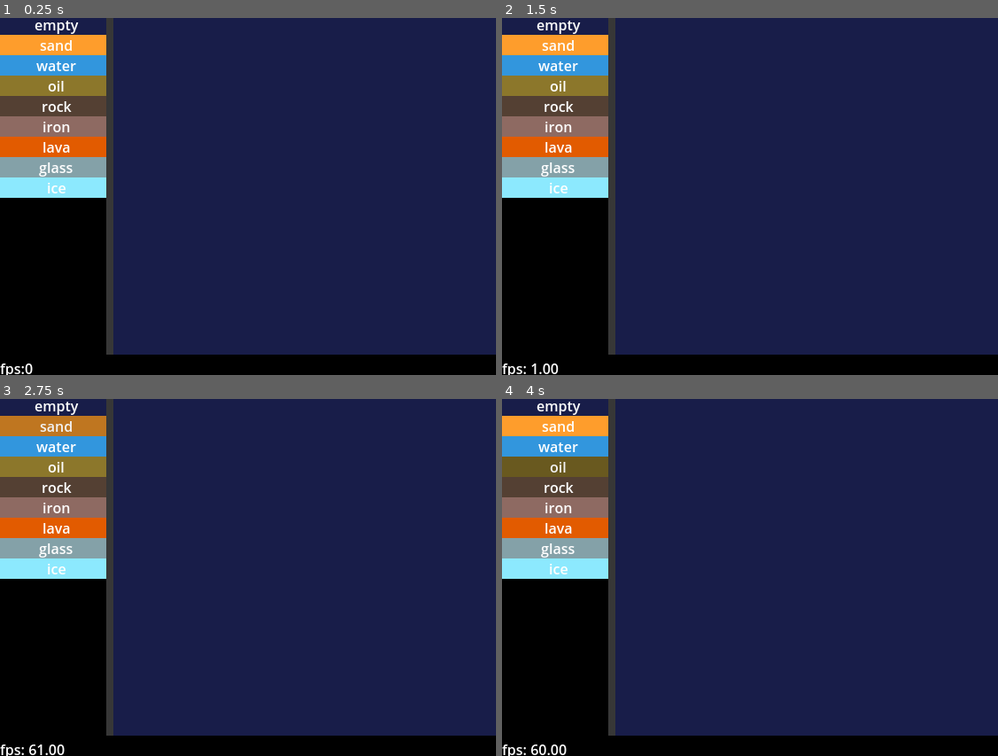
Above: before the commit, frames 1-4 (two rows, left to right).
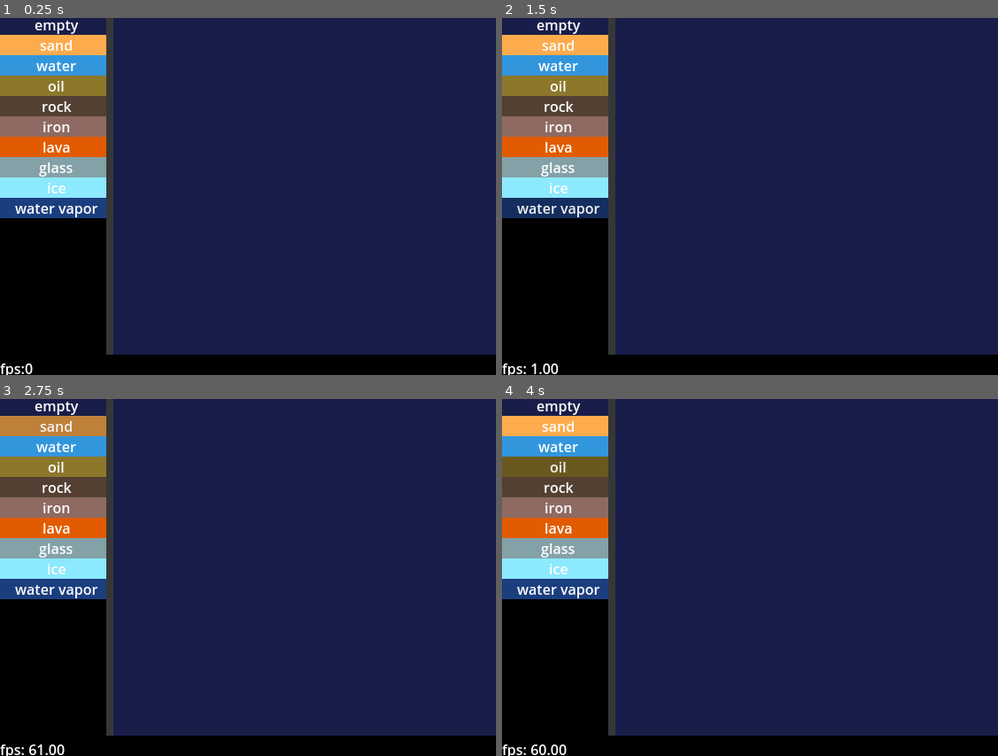
Above: after the commit, the same moments.

Repository: kiwijuice56/sand-spoon
Game: Godot game, scene res://main/main.tscn
The game is run twice, just before and just after one commit, with the same random seed, the same clock (stepped at 60 frames per second) and the same inputs.
Inputs (mouse positions are in pixels of both pictures, inside the frame that each line leads up to):
- Up to frame 1 (0.25 s): no input
- Up to frame 2 (1.5 s): click "empty" at 0.5 s; click (556, 207) at 1.25 s, where only the run after the commit has a clickable "water vapor"
- Up to frame 3 (2.75 s): click "sand" at 2 s
- Up to frame 4 (4 s): click "water" at 2.75 s; click "oil" at 3.5 s

The runs differ from the first frame. In frame 1, 2.4% of the frame differs, in the area x 0-22%, y 4-57%; in frame 2, 2.4%; in frame 3, 2.3%; in frame 4, 2.4%.

Commit message:
Refactored liquids into fluids

Diff:
--- a/main/main.tscn
+++ b/main/main.tscn
@@ -1,23 +1,23 @@
-[gd_scene load_steps=20 format=3 uid="uid://0hq7inj0b37n"]
+[gd_scene load_steps=22 format=3 uid="uid://0hq7inj0b37n"]
 
 [ext_resource type="Script" path="res://main/simulation/simulation.gd" id="1_7t74s"]
 [ext_resource type="Script" path="res://main/simulation/element/element.gd" id="2_55j5a"]
 [ext_resource type="Theme" uid="uid://dwfevn8ahgyc0" path="res://main/ui/theme.tres" id="2_dej03"]
 [ext_resource type="Script" path="res://main/painter/painter.gd" id="3_3diiu"]
 [ext_resource type="PackedScene" uid="uid://cly3oo4u8jasx" path="res://main/ui/fps_label/fps_label.tscn" id="3_54ca0"]
-[ext_resource type="Texture2D" uid="uid://r4fwhna0jpy2" path="res://main/simulation/element/default_temperature_color_gradient.tres" id="4_4qhvp"]
 [ext_resource type="Resource" uid="uid://bv0qbdwy81m1a" path="res://main/simulation/element/empty/empty.tres" id="4_oq8j5"]
-[ext_resource type="Resource" uid="uid://ypa8f347pjrs" path="res://main/simulation/element/liquid/water/water.tres" id="5_4oxmv"]
-[ext_resource type="Resource" uid="uid://c0fsuf8jfda73" path="res://main/simulation/element/solid/powder/sand/sand.tres" id="5_57l7a"]
-[ext_resource type="Resource" uid="uid://bbvp7saksab8l" path="res://main/simulation/element/liquid/oil/oil.tres" id="8_l1nvi"]
+[ext_resource type="Resource" uid="uid://ypa8f347pjrs" path="res://main/simulation/element/fluid/water/water.tres" id="5_4oxmv"]
+[ext_resource type="Resource" uid="uid://bv8gs1iin5gag" path="res://main/simulation/element/solid/powder/sand/sand.tres" id="5_57l7a"]
+[ext_resource type="Resource" uid="uid://bbvp7saksab8l" path="res://main/simulation/element/fluid/oil/oil.tres" id="8_l1nvi"]
 [ext_resource type="PackedScene" uid="uid://p1cupggik6ba" path="res://main/ui/element_selector/element_selector.tscn" id="8_vvhhn"]
 [ext_resource type="Resource" uid="uid://cwnhltdvq4ic4" path="res://main/simulation/element/solid/rock/rock.tres" id="9_bp35h"]
 [ext_resource type="Resource" uid="uid://clkis27cdr8nh" path="res://main/simulation/element/solid/metal/iron/iron.tres" id="10_7jxe6"]
-[ext_resource type="Resource" uid="uid://c3gbiac6s4l27" path="res://main/simulation/element/liquid/lava/lava.tres" id="11_d45fd"]
+[ext_resource type="Resource" uid="uid://c3gbiac6s4l27" path="res://main/simulation/element/fluid/lava/lava.tres" id="11_d45fd"]
 [ext_resource type="Resource" uid="uid://c7b8cfugwtddk" path="res://main/simulation/element/solid/glass/glass.tres" id="12_21fqx"]
 [ext_resource type="Resource" uid="uid://bsleucppukqqv" path="res://main/simulation/element/solid/ice/ice.tres" id="13_pqvew"]
+[ext_resource type="Resource" uid="uid://gj82jp5hguq" path="res://main/simulation/element/fluid/water_vapor/water_vapor.tres" id="14_vb41q"]
 
-[sub_resource type="Image" id="Image_ttll4"]
+[sub_resource type="Image" id="Image_20yq4"]
 data = {
 "data": PackedByteArray(0, 0, 0, 0, 0, 0, 0, 0, 0, 0, 0, 0, 0, 0, 0, 0, 0, 0, 0, 0, 0, 0, 0, 0, 0, 0, 0, 0, 0, 0, 0, 0, …(62113 unchanged characters)…
 "format": "RGBA8",
@@ -27,7 +27,16 @@
 }
 
 [sub_resource type="ImageTexture" id="ImageTexture_guoq1"]
-image = SubResource("Image_ttll4")
+image = SubResource("Image_20yq4")
+
+[sub_resource type="Gradient" id="Gradient_0xjmq"]
+offsets = PackedFloat32Array(0, 0.518519, 0.619718, 0.730047, 0.840376, 0.99495)
+colors = PackedColorArray(0.286424, 0.685173, 0.871835, 0.533333, 1, 1, 1, 0.254, 1.25, 0, 0, 0.305, 1.5, 0.667, 0, 0.528, 1.75, 0.955, 0.32, 0.849, 2, 1, 1, 0.926)
+metadata/_snap_count = 16
+
+[sub_resource type="GradientTexture1D" id="GradientTexture1D_hwk0e"]
+gradient = SubResource("Gradient_0xjmq")
+use_hdr = true
 
 [sub_resource type="Environment" id="Environment_f0vau"]
 background_mode = 3
@@ -60,11 +69,11 @@
 size_flags_vertical = 2
 texture = SubResource("ImageTexture_guoq1")
 script = ExtResource("1_7t74s")
-debug_heat_gradient = ExtResource("4_4qhvp")
+debug_heat_gradient = SubResource("GradientTexture1D_hwk0e")
 simulation_size = Vector2i(72, 64)
 simulation_scale = 6
 chunk_size = 8
-elements = Array[ExtResource("2_55j5a")]([ExtResource("4_oq8j5"), ExtResource("5_57l7a"), ExtResource("5_4oxmv"), ExtResource("8_l1nvi"), ExtResource("9_bp35h"), ExtResource("10_7jxe6"), ExtResource("11_d45fd"), ExtResource("12_21fqx"), ExtResource("13_pqvew")])
+elements = Array[ExtResource("2_55j5a")]([ExtResource("4_oq8j5"), ExtResource("5_57l7a"), ExtResource("5_4oxmv"), ExtResource("8_l1nvi"), ExtResource("9_bp35h"), ExtResource("10_7jxe6"), ExtResource("11_d45fd"), ExtResource("12_21fqx"), ExtResource("13_pqvew"), ExtResource("14_vb41q")])
 
 [node name="Painter" type="Node" parent="VBoxContainer/HBoxContainer/Simulation" node_paths=PackedStringArray("sim", "selector")]
 script = ExtResource("3_3diiu")
--- a/main/simulation/element/default_temperature_color_gradient.tres
+++ b/main/simulation/element/default_temperature_color_gradient.tres
@@ -2,7 +2,7 @@
 
 [sub_resource type="Gradient" id="Gradient_jej32"]
 offsets = PackedFloat32Array(0, 0.518519, 0.619718, 0.730047, 0.840376, 0.99495)
-colors = PackedColorArray(1, 1, 1, 0, 1, 1, 1, 0, 1.25, 0, 0, 0.305, 1.5, 0.667, 0, 0.528, 2, 0.955, 0.32, 0.849, 4, 1, 1, 0.926)
+colors = PackedColorArray(1, 1, 1, 0, 1, 1, 1, 0, 1.25, 0, 0, 0.305, 1.5, 0.667, 0, 0.528, 1.75, 0.955, 0.32, 0.849, 2, 1, 1, 0.926)
 metadata/_snap_count = 16
 
 [resource]
--- a/main/simulation/element/element.gd
+++ b/main/simulation/element/element.gd
@@ -16,7 +16,7 @@
 @export_group("Heat")
 @export_range(0, 255) var initial_temperature: int = 128
 @export_range(0, 1) var conductivity: float = 0.5
-@export var high_heat_point: int = 160
+@export var high_heat_point: int = 255
 @export var high_heat_transformation: String = "empty"
 @export var low_heat_point: int = 0
 @export var low_heat_transformation: String = "empty"
--- a/main/simulation/element/liquid/liquid.gd
+++ b/main/simulation/element/fluid/fluid.gd
@@ -1,4 +1,4 @@
-class_name Liquid extends Element
+class_name Fluid extends Element
 
 ## Range of colors based on height.
 @export var color_gradient: GradientTexture1D
@@ -7,19 +7,22 @@
 ## Thickness of the liquid.
 @export_range(0, 1) var viscosity: float
 ## Denser fluids can sink through less dense fluids.
-@export var density: float
+@export_range(0, 4000, 0.01, "or_greater", "suffix:kg/m^3") var density: float
+@export var gravity_down: bool = true
 
 var dispersion: int
+var gravity_dir: int
 
 func initialize() -> void:
 	dispersion = 4 - int(3.0 * viscosity)
+	gravity_dir = 1 if gravity_down else -1
 
 func process(sim: Simulation, row: int, col: int, data: int) -> bool:
 	if not super.process(sim, row, col, data):
 		return false
 
-	if can_swap(sim, row + 1, col, data):
-		sim.swap(row, col, row + 1, col)
+	if can_swap(sim, row + gravity_dir, col, data):
+		sim.swap(row, col, row + gravity_dir, col)
 		return true
 
 	var end: int = dispersion + 1
@@ -46,6 +49,6 @@
 	var element: Element = sim.get_element_resource(row, col)
 	if element is Solid:
 		return false
-	if element is Liquid and element.density >= density:
+	if element is Fluid and element.density >= density:
 		return false
 	return true
--- a/main/simulation/element/liquid/lava/lava.tres
+++ b/main/simulation/element/fluid/lava/lava.tres
@@ -1,9 +1,9 @@
 [gd_resource type="Resource" script_class="Liquid" load_steps=4 format=3 uid="uid://c3gbiac6s4l27"]
 
-[ext_resource type="Script" path="res://main/simulation/element/liquid/liquid.gd" id="1_epk2r"]
+[ext_resource type="Script" path="res://main/simulation/element/fluid/fluid.gd" id="1_epk2r"]
 
 [sub_resource type="Gradient" id="Gradient_iwa17"]
-offsets = PackedFloat32Array(0, 0.522727, 1)
+offsets = PackedFloat32Array(0, 0.461347, 1)
 colors = PackedColorArray(1.1, 0.4, 0.184, 1, 1.25, 0.751, 0.35, 1, 1.7, 1.5, 1.5, 1)
 
 [sub_resource type="GradientTexture1D" id="GradientTexture1D_05i4b"]
@@ -14,7 +14,8 @@
 script = ExtResource("1_epk2r")
 color_gradient = SubResource("GradientTexture1D_05i4b")
 viscosity = 1.0
-density = 3.1
+density = 3100.0
+gravity_up = true
 unique_name = "lava"
 ui_color = Color(0.89, 0.356, 0, 1)
 skip_proportion = 0.6
--- a/main/simulation/element/liquid/oil/oil.tres
+++ b/main/simulation/element/fluid/oil/oil.tres
@@ -1,6 +1,6 @@
 [gd_resource type="Resource" script_class="Liquid" load_steps=4 format=3 uid="uid://bbvp7saksab8l"]
 
-[ext_resource type="Script" path="res://main/simulation/element/liquid/liquid.gd" id="1_7ljsl"]
+[ext_resource type="Script" path="res://main/simulation/element/fluid/fluid.gd" id="1_7ljsl"]
 
 [sub_resource type="Gradient" id="Gradient_ombda"]
 colors = PackedColorArray(0.35, 0.2555, 0.14, 1, 0.45, 0.447075, 0.2745, 1)
@@ -12,13 +12,14 @@
 script = ExtResource("1_7ljsl")
 color_gradient = SubResource("GradientTexture1D_p7pwv")
 viscosity = 0.6
-density = 0.75
+density = 750.0
+gravity_up = true
 unique_name = "oil"
 ui_color = Color(0.55, 0.468967, 0.176, 1)
 skip_proportion = 0.3
 initial_temperature = 128
 conductivity = 0.5
-high_heat_point = 160
+high_heat_point = 255
 high_heat_transformation = "empty"
 low_heat_point = 0
 low_heat_transformation = "empty"
--- a/main/simulation/element/liquid/water/water.tres
+++ b/main/simulation/element/fluid/water/water.tres
@@ -1,6 +1,6 @@
 [gd_resource type="Resource" script_class="Liquid" load_steps=4 format=3 uid="uid://ypa8f347pjrs"]
 
-[ext_resource type="Script" path="res://main/simulation/element/liquid/liquid.gd" id="1_unh5v"]
+[ext_resource type="Script" path="res://main/simulation/element/fluid/fluid.gd" id="1_unh5v"]
 
 [sub_resource type="Gradient" id="Gradient_sydsh"]
 colors = PackedColorArray(0.2652, 0.44538, 0.78, 1, 0.47, 0.902833, 1, 1)
@@ -12,7 +12,8 @@
 script = ExtResource("1_unh5v")
 color_gradient = SubResource("GradientTexture1D_3kkdy")
 viscosity = 0.8
-density = 1.0
+density = 1000.0
+gravity_up = true
 unique_name = "water"
 ui_color = Color(0.2001, 0.590875, 0.87, 1)
 skip_proportion = 0.4
--- /dev/null
+++ b/main/simulation/element/fluid/water_vapor/water_vapor.tres
@@ -0,0 +1,25 @@
+[gd_resource type="Resource" script_class="Liquid" load_steps=4 format=3 uid="uid://gj82jp5hguq"]
+
+[ext_resource type="Script" path="res://main/simulation/element/fluid/fluid.gd" id="1_svhdk"]
+
+[sub_resource type="Gradient" id="Gradient_0l8vj"]
+colors = PackedColorArray(0.2652, 0.44538, 0.78, 0.321569, 0.47, 0.902833, 1, 0.329412)
+
+[sub_resource type="GradientTexture1D" id="GradientTexture1D_jkw6h"]
+gradient = SubResource("Gradient_0l8vj")
+
+[resource]
+script = ExtResource("1_svhdk")
+color_gradient = SubResource("GradientTexture1D_jkw6h")
+viscosity = 0.8
+density = 0.59
+gravity_down = false
+unique_name = "water vapor"
+ui_color = Color(0.11743, 0.24643, 0.497855, 1)
+skip_proportion = 0.3
+initial_temperature = 128
+conductivity = 0.5
+high_heat_point = 255
+high_heat_transformation = "empty"
+low_heat_point = 0
+low_heat_transformation = "empty"
--- a/main/simulation/element/solid/powder/sand/sand.gd
+++ /dev/null
@@ -1 +0,0 @@
-class_name Sand extends Powder
--- a/main/simulation/element/solid/powder/sand/sand.tres
+++ b/main/simulation/element/solid/powder/sand/sand.tres
@@ -1,22 +1,22 @@
-[gd_resource type="Resource" script_class="Sand" load_steps=4 format=3 uid="uid://c0fsuf8jfda73"]
+[gd_resource type="Resource" script_class="Powder" load_steps=4 format=3 uid="uid://bv8gs1iin5gag"]
 
-[ext_resource type="Script" path="res://main/simulation/element/solid/powder/sand/sand.gd" id="1_s6qst"]
+[ext_resource type="Script" path="res://main/simulation/element/solid/powder/powder.gd" id="1_uukw6"]
 
-[sub_resource type="Gradient" id="Gradient_g8od7"]
+[sub_resource type="Gradient" id="Gradient_gvs12"]
 offsets = PackedFloat32Array(0.00809717, 0.92328, 1)
 colors = PackedColorArray(1, 0.673333, 0.3, 1, 1, 0.794167, 0.35, 1, 1, 0.8955, 0.67, 1)
 
-[sub_resource type="GradientTexture1D" id="GradientTexture1D_omf6u"]
-gradient = SubResource("Gradient_g8od7")
+[sub_resource type="GradientTexture1D" id="GradientTexture1D_k6c5h"]
+gradient = SubResource("Gradient_gvs12")
 
 [resource]
-script = ExtResource("1_s6qst")
-color_gradient = SubResource("GradientTexture1D_omf6u")
+script = ExtResource("1_uukw6")
+color_gradient = SubResource("GradientTexture1D_k6c5h")
 unique_name = "sand"
-ui_color = Color(1, 0.617333, 0.18, 1)
+ui_color = Color(1, 0.67451, 0.301961, 1)
 skip_proportion = 0.4
 initial_temperature = 128
-conductivity = 0.1
+conductivity = 0.2
 high_heat_point = 160
 high_heat_transformation = "glass"
 low_heat_point = 0
--- a/main/simulation/simulation.gd
+++ b/main/simulation/simulation.gd
@@ -66,6 +66,7 @@
 	simulation_size_chunk.y = ceil(simulation_size.y / float(chunk_size))
 	alive_count = []
 	alive_count.resize(simulation_size_chunk.x * simulation_size_chunk.y)
+	alive_count.fill(0)
 
 	chunk_update = []
 	chunk_update.resize(simulation_size_chunk.x * simulation_size_chunk.y)
@@ -91,7 +92,7 @@
 	for chunk_row in range(simulation_size_chunk.y):
 		for chunk_col in range(simulation_size_chunk.x):
 			if alive_count[chunk_row * simulation_size_chunk.x + chunk_col] == 0:
-				pass
+				continue
 			var rect: Rect2 = Rect2(
 				chunk_col * chunk_size * simulation_scale,
 				chunk_row * chunk_size * simulation_scale,
